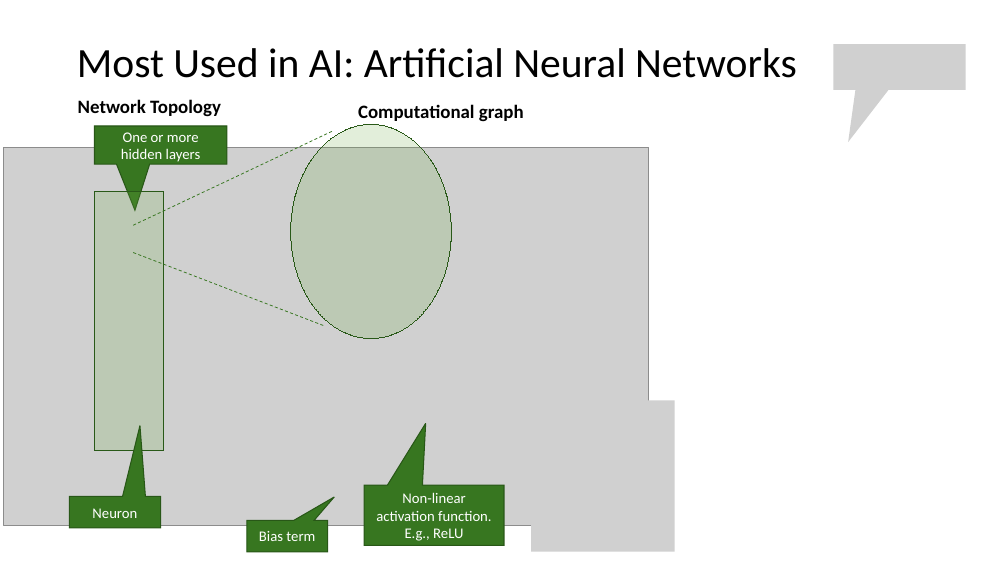
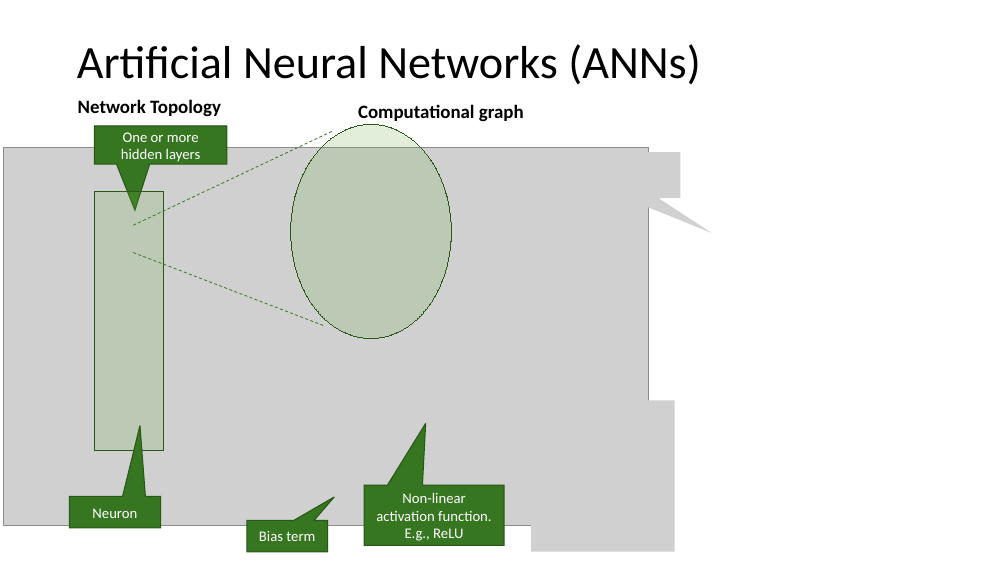
Before and after one commit to kunleola/CS7320, a slide deck: slide 30 of slides/19_ML_intro.pptx. Drawn at 1008x567 pixels with LibreOffice and Linux fonts; fonts in the diff are those of the drawing; grey boxes stand for pictures. Boxes give left, top, right and bottom in pixels: in the first picture for what was removed or moved away, otherwise in the second. Text is boxed around its words. In the diff, an @@ line names an element or a change of style, - is before the commit and + after.

```diff
--- a/slides/19_ML_intro.pptx
+++ b/slides/19_ML_intro.pptx
@@ title at [77,44,700,85]: text changed; size 39.6 to 44 pt @@
-Most Used in AI: Artificial Neural Networks
+Artificial Neural Networks (ANNs)
@@ picture removed at [833,44,966,90] @@
@@ picture added at [548,152,681,198] @@
```
Also in this commit, not shown: 2 other slides changed, 1 slide added, 1 slide removed, 3 other files.
